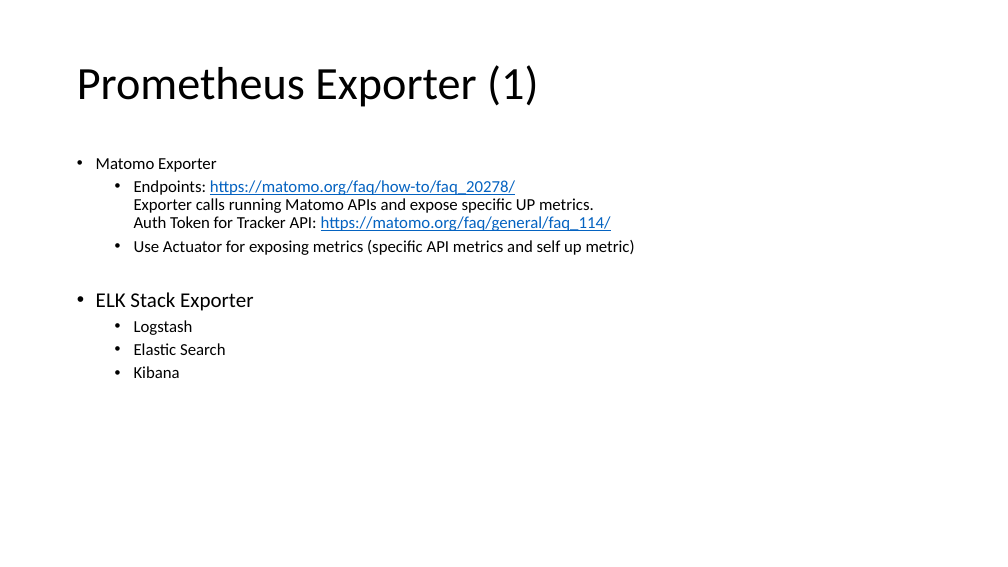
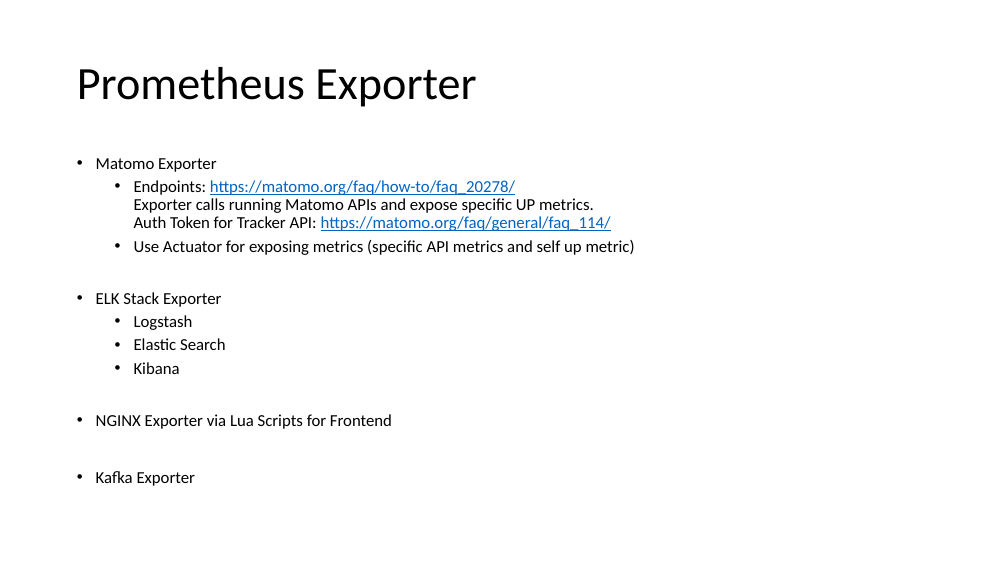
Before and after one commit to MarcelMYSchmitt/docker-playground, a slide deck: slide 4 of Play-Architektur.pptx. Drawn at 1008x567 pixels with LibreOffice and Linux fonts; fonts in the diff are those of the drawing. Boxes give left, top, right and bottom in pixels: in the first picture for what was removed or moved away, otherwise in the second. Text is boxed around its words. In the diff, an @@ line names an element or a change of style, - is before the commit and + after.

Commit message:
update readmes and add src to frontend

```diff
--- a/Play-Architektur.pptx
+++ b/Play-Architektur.pptx
@@ title at (77,67,476,107): text changed @@
-Prometheus Exporter (1)
+Prometheus Exporter
@@ text at (96,292,221,307): size 20 to 16 pt in "ELK Stack Exporter" @@
@@ text at (96,414,392,486): paragraphs added @@
+• NGINX Exporter via Lua Scripts for Frontend
+• Kafka Exporter
```
Also in this commit, not shown: 3 other slides changed, 1 slide removed, 8 other files.
